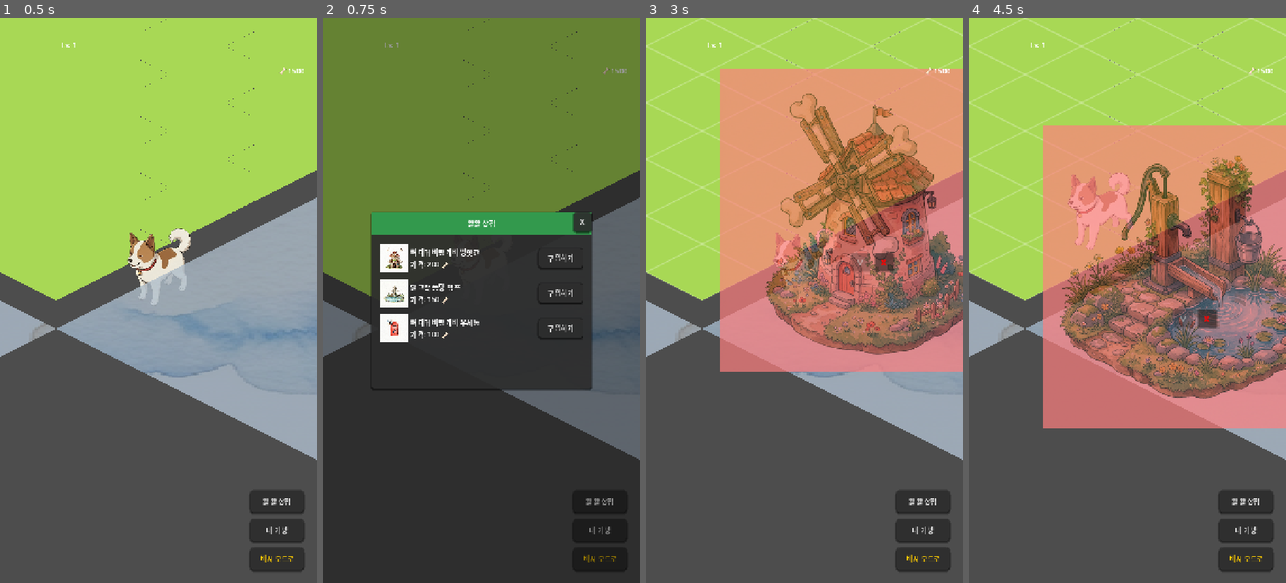
Above: before the commit, frames 1-4 (left to right).
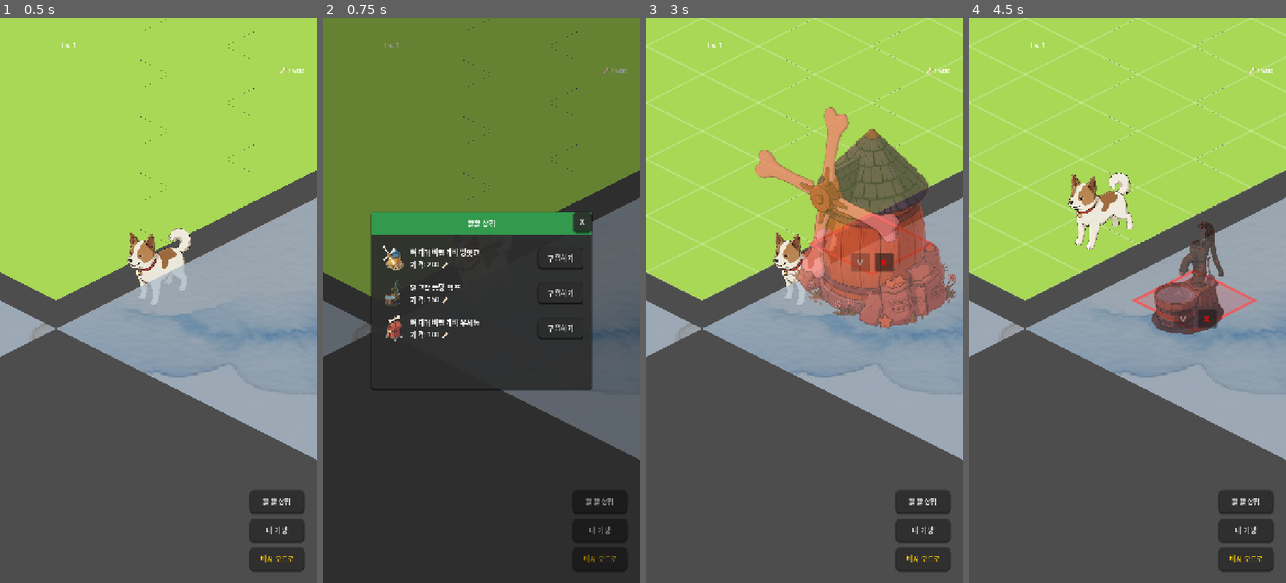
Above: after the commit, the same moments.

Repository: bamikim/Wind-of-the-Woof-Forest
Game: Godot game, scene res://src/levels/starting_forest.tscn
Two runs of this game, one before a commit and one after it. Both use one fixed random seed, a clock stepped at 60 frames per second and the inputs below.
Inputs:
- Up to frame 1 (0.5 s): no input
- Up to frame 2 (0.75 s): click "왈왈 상점" at 0.5 s
- Up to frame 3 (3 s): click "내 가방" at 1.25 s; click "배치 모드로" at 2 s; click "구입하기" at 2.75 s
- Up to frame 4 (4.5 s): click "왈왈 상점" at 3.5 s; click "구입하기" at 4.25 s

Frame 1 is identical in both runs. In frame 2, 1.3% of the frame differs, in the area x 18-27%, y 40-58%; in frame 3, 38%; in frame 4, 40%, in the area x 23-100%, y 19-73%.

Commit message:
feat: add tile highlight support to build cursor

Diff:
--- a/data/buildings/mill.tres
+++ b/data/buildings/mill.tres
@@ -9,5 +9,8 @@
 building_id = "bone_pinwheel_mill"
 building_name = "뼈다귀 바람개비 방앗간"
 texture = ExtResource("2_tex")
+hframes = 8
+vframes = 1
+animation_fps = 8.0
 icon = ExtResource("3_icon")
 harmony_xp_gain = 50
--- a/data/buildings/postbox.tres
+++ b/data/buildings/postbox.tres
@@ -9,5 +9,8 @@
 building_id = "bone_pinwheel_postbox"
 building_name = "뼈다귀 바람개비 우체통"
 texture = ExtResource("2_tex")
+hframes = 8
+vframes = 1
+animation_fps = 8.0
 icon = ExtResource("3_icon")
 harmony_xp_gain = 50
--- a/data/buildings/pump.tres
+++ b/data/buildings/pump.tres
@@ -9,5 +9,8 @@
 building_id = "rattle_pond_pump"
 building_name = "달그락 퐁당 펌프"
 texture = ExtResource("2_tex")
+hframes = 8
+vframes = 1
+animation_fps = 8.0
 icon = ExtResource("3_icon")
 harmony_xp_gain = 50
--- a/src/core/base/BuildingResource.gd
+++ b/src/core/base/BuildingResource.gd
@@ -6,6 +6,9 @@
 @export var building_id: String = ""
 @export var building_name: String = "Unknown Building"
 @export var texture: Texture2D = null
+@export var hframes: int = 1
+@export var vframes: int = 1
+@export var animation_fps: float = 8.0
 @export var icon: Texture2D = null
 @export var available_missions: Array[MissionResource] = []
 @export var harmony_xp_gain: int = 50 # 배치 시 얻는 조화도 경험치
--- a/src/entities/buildings/BaseBuilding.gd
+++ b/src/entities/buildings/BaseBuilding.gd
@@ -14,6 +14,7 @@
 			_apply_building_data()
 
 var available_missions: Array[MissionResource] = []
+var _anim_timer: float = 0.0
 
 func _ready() -> void:
 	super._ready()
@@ -30,7 +31,18 @@
 	entity_name = building_data.building_name
 	if building_data.texture:
 		sprite.texture = building_data.texture
+		sprite.hframes = building_data.hframes
+		sprite.vframes = building_data.vframes
+		sprite.frame = 0
 	available_missions = building_data.available_missions
+
+func _process(delta: float) -> void:
+	if building_data and (building_data.hframes * building_data.vframes) > 1:
+		_anim_timer += delta
+		var frame_duration = 1.0 / building_data.animation_fps
+		if _anim_timer >= frame_duration:
+			_anim_timer -= frame_duration
+			sprite.frame = (sprite.frame + 1) % (building_data.hframes * building_data.vframes)
 
 func _on_interacted() -> void:
 	if GameManager.is_edit_mode:
--- a/src/entities/buildings/BaseBuilding.tscn
+++ b/src/entities/buildings/BaseBuilding.tscn
@@ -10,6 +10,7 @@
 
 [node name="Sprite2D" type="Sprite2D" parent="."]
 y_sort_enabled = true
+offset = Vector2(0, -50)
 
 [node name="StaticBody2D" type="StaticBody2D" parent="."]
 input_pickable = true
--- a/src/levels/build/BuildCursor.gd
+++ b/src/levels/build/BuildCursor.gd
@@ -19,6 +19,7 @@
 var current_cost: int = 0
 var current_source: String = ""
 var is_dragging: bool = false
+var _anim_timer: float = 0.0
 
 # 지오메트리 상수 (아이소메트릭 그리드 256x128 기준)
 const TILE_WIDTH = 256
@@ -38,6 +39,9 @@
 	current_cost = cost
 	current_source = source
 	ghost_sprite.texture = res.texture
+	ghost_sprite.hframes = res.hframes
+	ghost_sprite.vframes = res.vframes
+	ghost_sprite.frame = 0
 	ghost_sprite.modulate = Color(1, 1, 1, 0.5) # 50% 반투명
 	is_active = true
 	is_dragging = false
@@ -87,8 +91,15 @@
 		_check_buildable()
 		gizmo_ui.show()
 
-func _process(_delta: float) -> void:
+func _process(delta: float) -> void:
 	if not is_active: return
+
+	if current_building_res and (current_building_res.hframes * current_building_res.vframes) > 1:
+		_anim_timer += delta
+		var frame_duration = 1.0 / current_building_res.animation_fps
+		if _anim_timer >= frame_duration:
+			_anim_timer -= frame_duration
+			ghost_sprite.frame = (ghost_sprite.frame + 1) % (current_building_res.hframes * current_building_res.vframes)
 
 	if is_dragging:
 		# 마우스를 드래그할 때만 따라다님
@@ -110,17 +121,32 @@
 		# 그리드 중앙 위치 계산
 		var snap_pos = tilemap.map_to_local(grid_pos)
 		global_position = snap_pos
+		queue_redraw() # 위치가 바뀔 때마다 테두리 다시 그리기
 
 func _check_buildable() -> void:
-	# 바닥 타일이 없는 경우는 _update_position에서 처리함. 추가로 겹치는 영역 체크
-	var overlapping = area_2d.get_overlapping_areas()
+	# 바닥 타일이 없는 경우는 _update_position에서 처리함.
+	# 만약 바닥이 없어서 이미 can_build == false라면 추가 검사 생략
+	if not can_build:
+		ghost_sprite.modulate = Color(1.0, 0.5, 0.5, 0.7) # 연한 붉은색
+		confirm_btn.disabled = true
+		queue_redraw()
+		return
 
-	for area in overlapping:
-		# 같은 건물의 InteractionArea와 겹치는지 확인 (여기서는 Area2D의 소속 여부로 판단)
-		# 확장을 위해 일단 겹치면 불가 처리 (추후 태그나 그룹 설정 필요)
-		if area.name == "InteractionArea" and area.get_parent() != self:
+	# 추가로 겹치는 영역 체크 (건물은 주로 StaticBody2D를 사용)
+	var overlapping_bodies = area_2d.get_overlapping_bodies()
+	for body in overlapping_bodies:
+		var parent = body.get_parent()
+		if parent is BaseBuilding and parent != self:
 			can_build = false
 			break
+
+	# 레거시 InteractionArea 지원 병행 (확장성 대비)
+	if can_build:
+		var overlapping_areas = area_2d.get_overlapping_areas()
+		for area in overlapping_areas:
+			if area.name == "InteractionArea" and area.get_parent() != self:
+				can_build = false
+				break
 
 	if can_build:
 		ghost_sprite.modulate = Color(0.5, 1.0, 0.5, 0.7) # 연한 녹색
@@ -128,6 +154,8 @@
 	else:
 		ghost_sprite.modulate = Color(1.0, 0.5, 0.5, 0.7) # 연한 붉은색
 		confirm_btn.disabled = true
+
+	queue_redraw() # 색상 변경 시 테두리 색도 다시 그리기
 
 func _on_confirm() -> void:
 	if can_build and current_building_res:
@@ -137,3 +165,24 @@
 func _on_cancel() -> void:
 	build_canceled.emit(current_source)
 	deactivate()
+
+func _draw() -> void:
+	if not is_active: return
+
+	# 아이소메트릭 그리드 (256x128) 중앙 기준 마름모 테두리 좌표
+	var points = PackedVector2Array([
+		Vector2(0, -64),
+		Vector2(128, 0),
+		Vector2(0, 64),
+		Vector2(-128, 0),
+		Vector2(0, -64) # 도형 닫기
+	])
+
+	# can_build 여부에 따라 테두리 색상 결정
+	var color = Color(0.3, 1.0, 0.3, 0.8) if can_build else Color(1.0, 0.3, 0.3, 0.8)
+	var width = 4.0
+
+	# 투명한 채우기
+	draw_colored_polygon(points, Color(color.r, color.g, color.b, 0.2))
+	# 외곽선
+	draw_polyline(points, color, width, true)
--- a/src/ui/main_hud/BagUI.gd
+++ b/src/ui/main_hud/BagUI.gd
@@ -46,7 +46,7 @@
 	vbox.custom_minimum_size = Vector2(100, 120)
 
 	var icon = TextureRect.new()
-	icon.texture = res.icon if res.icon else res.texture
+	icon.texture = _get_display_texture(res)
 	icon.custom_minimum_size = Vector2(80, 80)
 	icon.expand_mode = TextureRect.EXPAND_IGNORE_SIZE
 	icon.stretch_mode = TextureRect.STRETCH_KEEP_ASPECT_CENTERED
@@ -79,3 +79,18 @@
 func open_bag() -> void:
 	update_bag()
 	show()
+
+func _get_display_texture(res: BuildingResource) -> Texture2D:
+	var tex = res.texture
+	if not tex:
+		return res.icon
+
+	if res.hframes * res.vframes > 1:
+		var atlas = AtlasTexture.new()
+		atlas.atlas = tex
+		var frame_w = tex.get_width() / float(res.hframes)
+		var frame_h = tex.get_height() / float(res.vframes)
+		atlas.region = Rect2(0, 0, frame_w, frame_h)
+		return atlas
+
+	return tex
--- a/src/ui/main_hud/ShopUI.gd
+++ b/src/ui/main_hud/ShopUI.gd
@@ -35,7 +35,7 @@
 	var hbox = HBoxContainer.new()
 
 	var icon = TextureRect.new()
-	icon.texture = res.icon if res.icon else res.texture
+	icon.texture = _get_display_texture(res)
 	icon.custom_minimum_size = Vector2(64, 64)
 	icon.expand_mode = TextureRect.EXPAND_IGNORE_SIZE
 	icon.stretch_mode = TextureRect.STRETCH_KEEP_ASPECT_CENTERED
@@ -91,3 +91,19 @@
 	tween.tween_property(panel, "position", original_pos + Vector2(-shake_dist, 0), 0.05)
 	tween.tween_property(panel, "position", original_pos + Vector2(shake_dist * 0.5, 0), 0.05)
 	tween.tween_property(panel, "position", original_pos, 0.05)
+
+func _get_display_texture(res: BuildingResource) -> Texture2D:
+	# 사용자 요청: 아이콘과 실제 배치 이미지를 동일하게 하되, 스프라이트 시트면 1프레임만 오려서 표시
+	var tex = res.texture
+	if not tex:
+		return res.icon
+
+	if res.hframes * res.vframes > 1:
+		var atlas = AtlasTexture.new()
+		atlas.atlas = tex
+		var frame_w = tex.get_width() / float(res.hframes)
+		var frame_h = tex.get_height() / float(res.vframes)
+		atlas.region = Rect2(0, 0, frame_w, frame_h)
+		return atlas
+
+	return tex
Binary file changed: assets/textures/buildings/mill.png
Binary file changed: assets/textures/buildings/postbox.png
Binary file changed: assets/textures/buildings/pump.png
